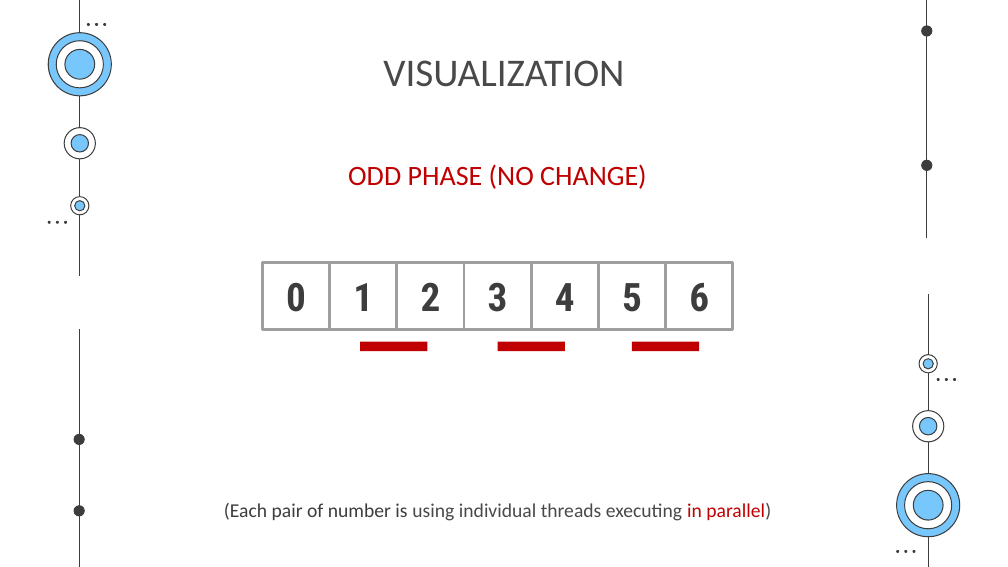
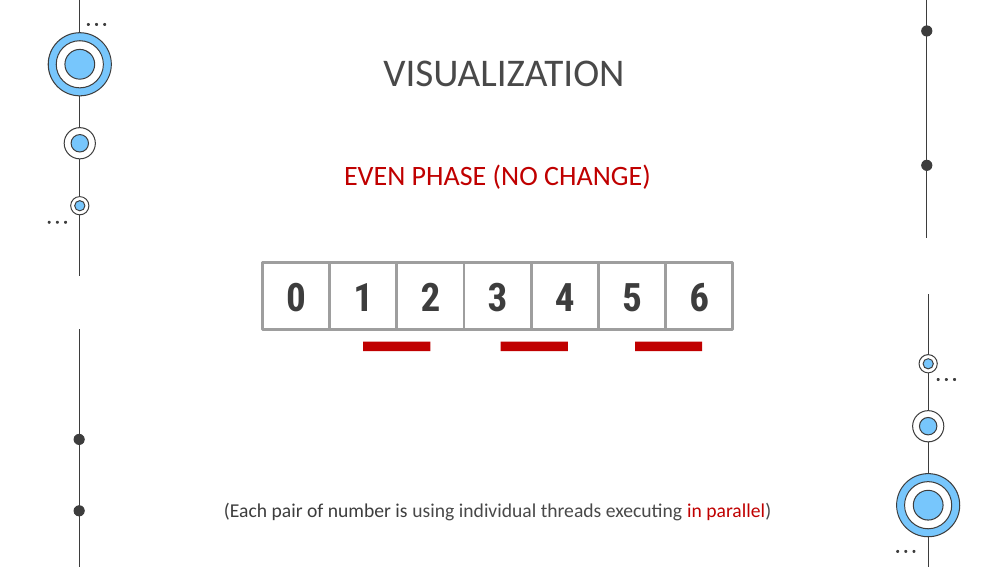
Before and after one commit to pnmq1103/cs163-seminar, a slide deck: slide 111 of presentation.pptx (slide 116 before the commit). Drawn at 1008x567 pixels with LibreOffice and Linux fonts; fonts in the diff are those of the drawing. Boxes give left, top, right and bottom in pixels: in the first picture for what was removed or moved away, otherwise in the second. Text is boxed around its words. In the diff, an @@ line names an element or a change of style, - is before the commit and + after.

```diff
--- a/presentation.pptx
+++ b/presentation.pptx
@@ text at [344,164,651,189]: text changed @@
-ODD PHASE (NO CHANGE)
+EVEN PHASE (NO CHANGE)
@@ rectangle: place and size @@
-rectangle at [498,342,565,351]
+rectangle at [501,342,569,351]
```
Also in this commit, not shown: 28 other slides changed, 5 slides removed.
